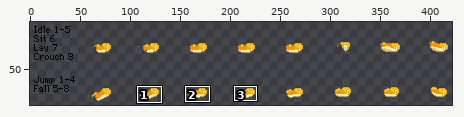
Sprite sheet, stored at humanoid/sbq/Fevix/Sandy/femalebody.png. Above, an overview of the earlier version with the close-up marked.
Close-up. Earlier state:
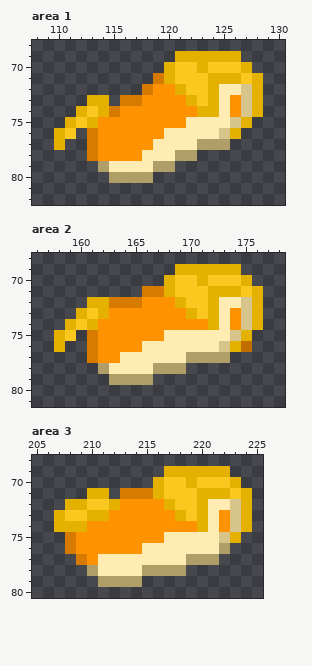
The file is 432x96 pixels. Shown: area 1: x 108..130, y 68..82; area 2: x 156..178, y 68..81; area 3: x 205..225, y 68..80. The wide view leaves out empty margins. The commit also changed other parts of the picture, which this record leaves out.
And afterwards:
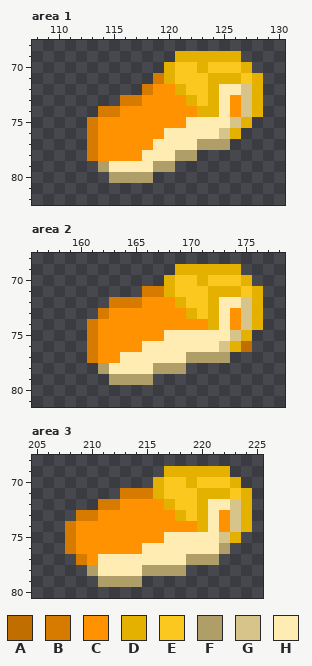
Palette (. is transparent): A #c06e00  B #d67a00  C #ff9200  D #e4b100  E #fac81e  F #b09e68  G #d6c48b  H #ffecb3
Edits made:
Changed rows in their new state; - is an unchanged pixel.
Area 1:
first column x 110:
73 ---..
74 --..B
75 -..B-
76 ..---
77 .----
Area 2:
first column x 158:
72 ---..
73 --..B
74 -..B-
75 ..---
76 .----
Area 3:
first column x 207:
71 ---..-
72 -...BB
73 ..BBC-
74 .BC---
